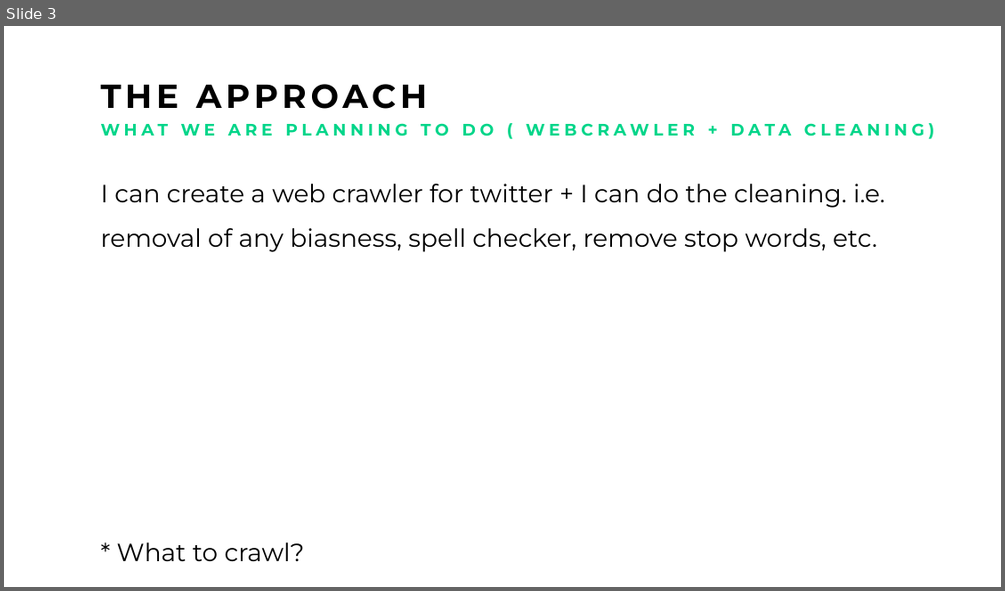
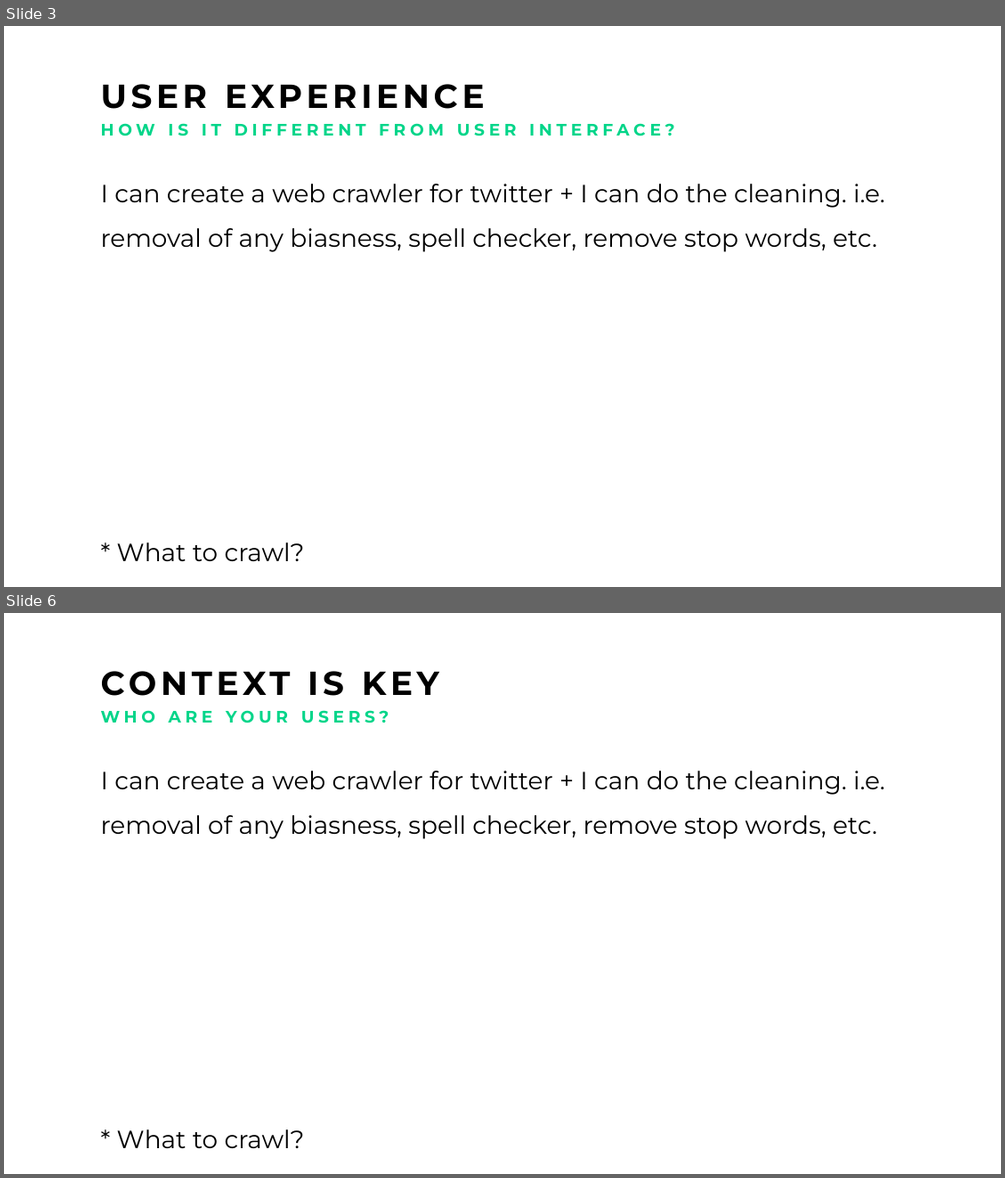
Before and after one commit to Michaelomh/personal-blog, a slide deck: static/img/drive/Artificial Not-So Intelligent Pitch.pptx. Shown one above the other, each under a label of ours: slide 3 before the commit, slides 3 and 6 after it; the slides between them are not shown. The pictures are 1005x591 and 1005x1178 pixels, drawn with LibreOffice and Linux fonts; fonts in the diff are those of the drawing. Boxes give left, top, right and bottom in pixels: in the first picture for what was removed or moved away, otherwise in the second. Text is boxed around its words. In the diff, an @@ line names an element or a change of style, - is before the commit and + after.

```diff
--- a/static/img/drive/Artificial Not-So Intelligent Pitch.pptx
+++ b/static/img/drive/Artificial Not-So Intelligent Pitch.pptx
@@ slide 6 added at [4, 613, 1001, 1174], background #FFFFFF @@
@@ text added at [93, 659, 1001, 706], 24 pt, text #000000, bold @@
+CONTEXT IS KEY
@@ text added at [101, 710, 389, 723], 12 pt, text #01D589, bold @@
+WHO ARE YOUR USERS?
@@ text added at [101, 771, 885, 1148], 18 pt, text #000000 @@
+I can create a web crawler for twitter + I can do the cleaning. i.e. removal of any biasness, spell checker, remove stop words, etc.
+* What to crawl?
@@ slide 3 changed as well @@
@@ text at [101, 84, 485, 109]: text changed @@
-THE APPROACH
+USER EXPERIENCE
@@ text at [101, 123, 674, 136]: text changed @@
-WHAT WE ARE PLANNING TO DO ( WEBCRAWLER + DATA CLEANING)
+HOW IS IT DIFFERENT FROM USER INTERFACE?
```
Also in this commit, not shown: 1 other slide changed, 8 other slides added, 1 slide removed, 3 other files.
